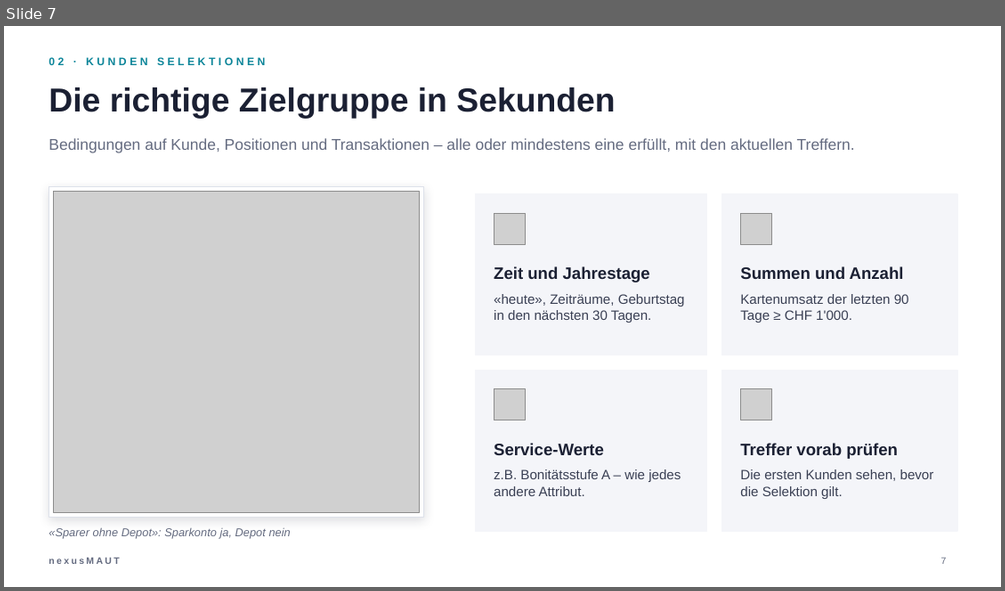
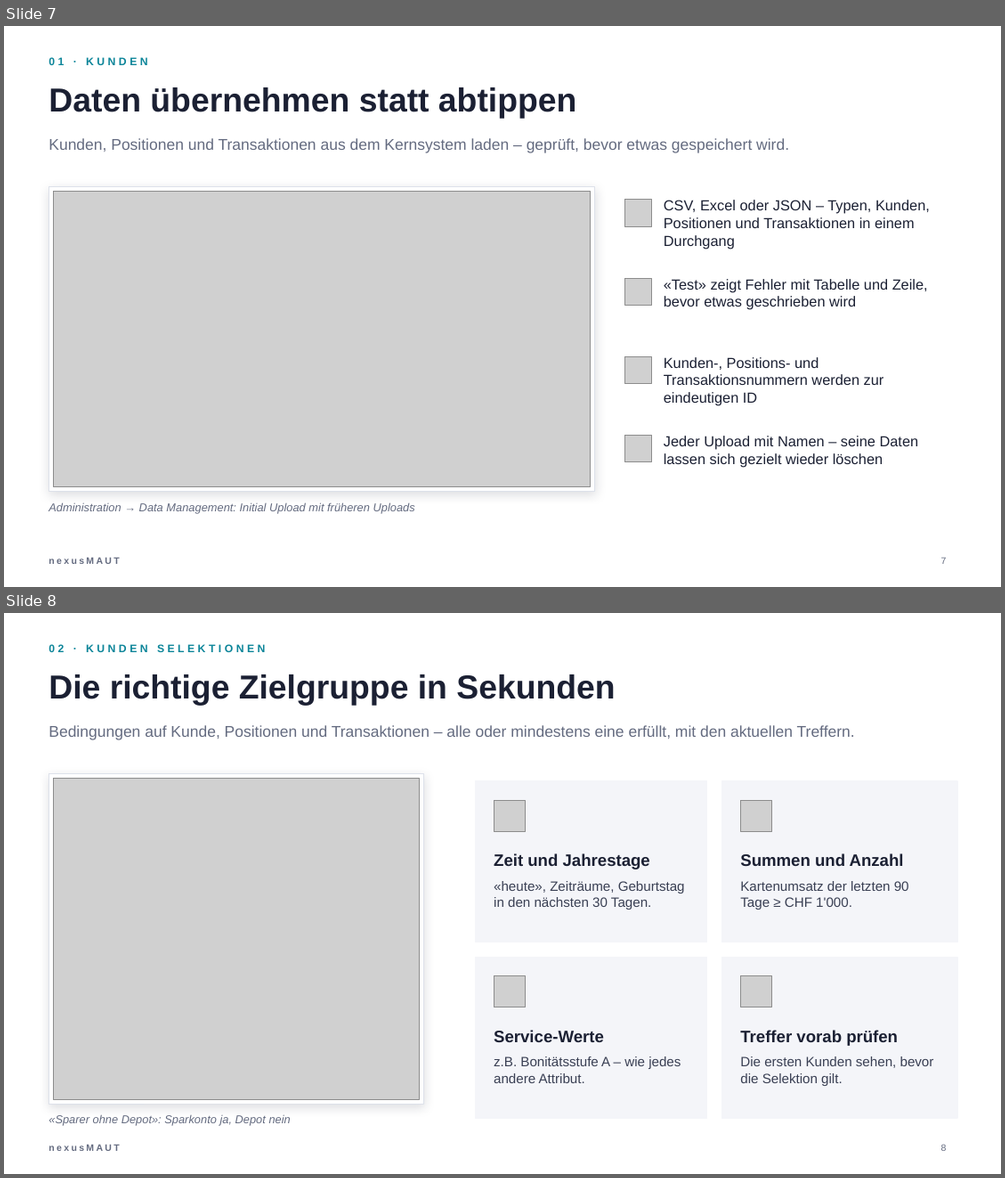
Before and after one commit to horstwurm/nexusMAUT, a slide deck: nexusMAUT-Uebersicht.pptx. Shown one above the other, each under a label of ours: slide 7 before the commit, slides 7 and 8 after it. The pictures are 1005x591 and 1005x1178 pixels, drawn with LibreOffice and Linux fonts; fonts in the diff are those of the drawing; grey boxes stand for pictures. Boxes give left, top, right and bottom in pixels: in the first picture for what was removed or moved away, otherwise in the second. Text is boxed around its words. In the diff, an @@ line names an element or a change of style, - is before the commit and + after.

```diff
--- a/nexusMAUT-Uebersicht.pptx
+++ b/nexusMAUT-Uebersicht.pptx
@@ slide 7 added at <box>4,26,1001,587</box>, background #FFFFFF; not listed: 1 template element that a slide beside it also shows @@
@@ text added at <box>48,57,148,65</box>, 10.5 pt, text #0C8599, bold @@
+01 · KUNDEN
@@ title added at <box>48,87,576,118</box>, 32 pt, text #1B2033, bold @@
+Daten übernehmen statt abtippen
@@ text added at <box>48,138,789,153</box>, 15 pt, text #646B80 @@
+Kunden, Positionen und Transaktionen aus dem Kernsystem laden – geprüft, bevor etwas gespeichert wird.
@@ rectangle added at <box>48,187,595,491</box>, fill #FFFFFF, outline #DDE1EA 0.75 pt @@
@@ picture added at <box>53,192,591,487</box> @@
@@ picture added at <box>624,200,652,226</box> @@
@@ text added at <box>663,200,930,248</box>, 14 pt, text #1B2033 @@
+CSV, Excel oder JSON – Typen, Kunden, Positionen und Transaktionen in einem Durchgang
@@ picture added at <box>624,278,652,305</box> @@
@@ text added at <box>663,279,928,310</box>, 14 pt, text #1B2033 @@
+«Test» zeigt Fehler mit Tabelle und Zeile, bevor etwas geschrieben wird
@@ picture added at <box>624,356,652,384</box> @@
@@ text added at <box>663,357,884,406</box>, 14 pt, text #1B2033 @@
+Kunden-, Positions- und Transaktionsnummern werden zur eindeutigen ID
@@ picture added at <box>624,435,652,462</box> @@
@@ text added at <box>663,435,919,467</box>, 14 pt, text #1B2033 @@
+Jeder Upload mit Namen – seine Daten lassen sich gezielt wieder löschen
@@ text added at <box>48,502,415,513</box>, 11 pt, text #646B80, italic @@
+Administration → Data Management: Initial Upload mit früheren Uploads
@@ page number added at <box>941,557,947,564</box>, 9 pt, text #646B80 @@
+7
@@ what was slide 7 is now slide 8 @@
@@ page number at <box>941,1144,947,1151</box>: text changed @@
-7
+8
```
Also in this commit, not shown: 9 slides changed, 1 other slide added, 58 other files.
